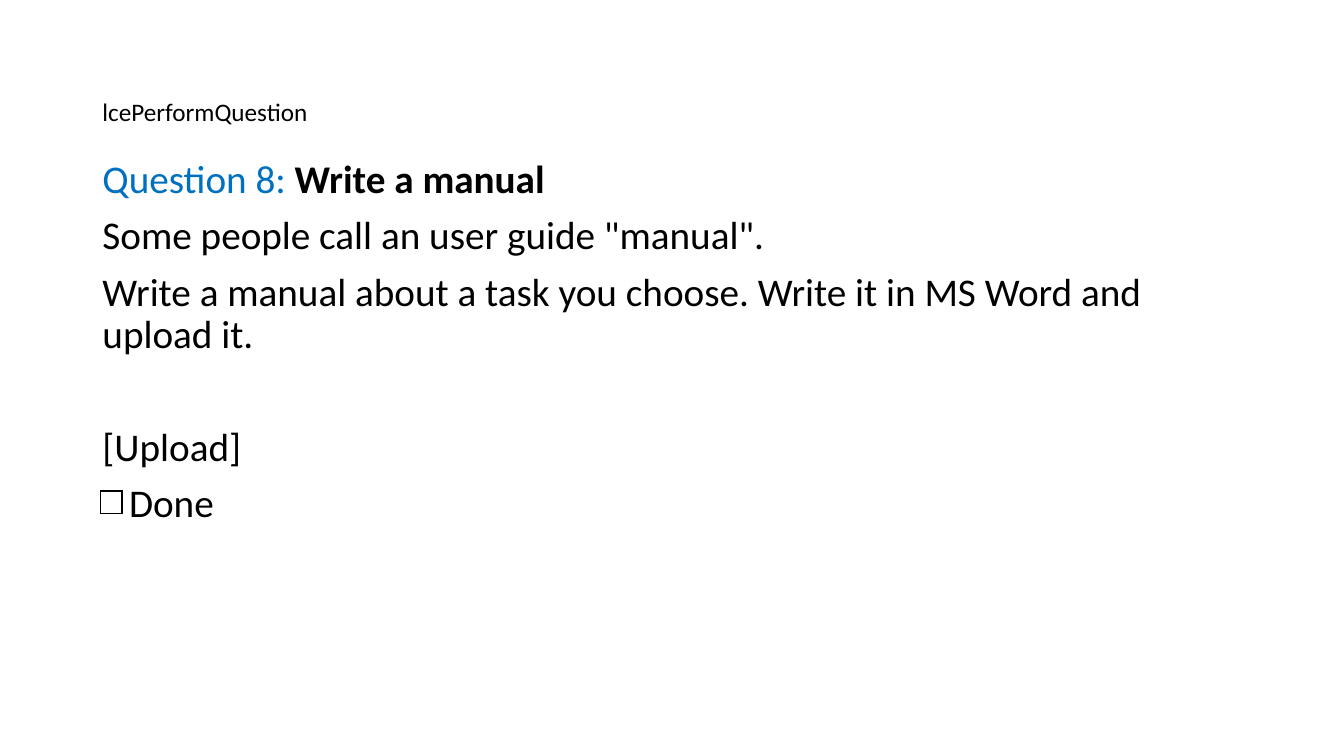
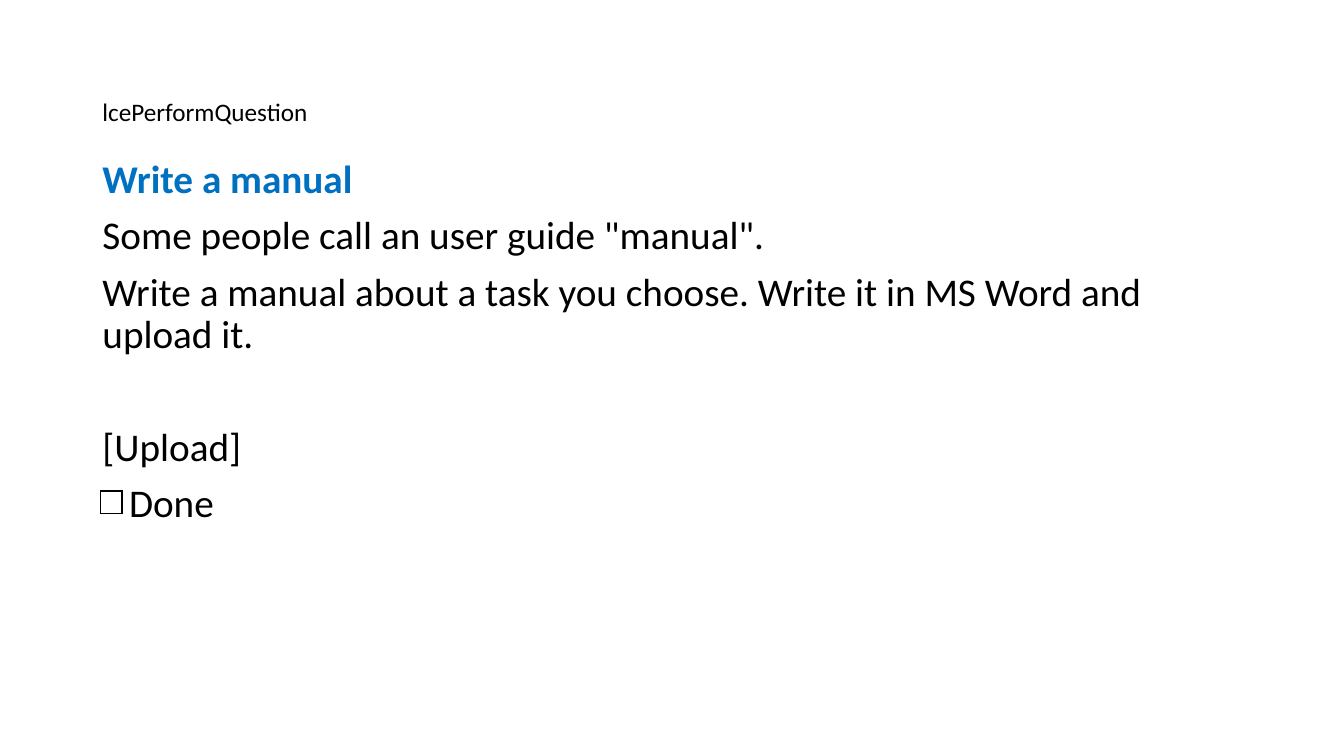
Before and after one commit to birgitstrackenbrock/dita13.lc.extra-interactions, a slide deck: slide 11 of documentation/Interaction_examples_visual.pptx. Drawn at 1344x756 pixels with LibreOffice and Linux fonts; fonts in the diff are those of the drawing. Boxes give left, top, right and bottom in pixels: in the first picture for what was removed or moved away, otherwise in the second. Text is boxed around its words. In the diff, an @@ line names an element or a change of style, - is before the commit and + after.

```diff
--- a/documentation/Interaction_examples_visual.pptx
+++ b/documentation/Interaction_examples_visual.pptx
@@ text at (102, 165, 352, 194): text changed; text colour #000000 to #0070C0 @@
-Question 8: Write a manual
+Write a manual
```
Also in this commit, not shown: 18 other slides changed, 1 slide added, 33 other files.
